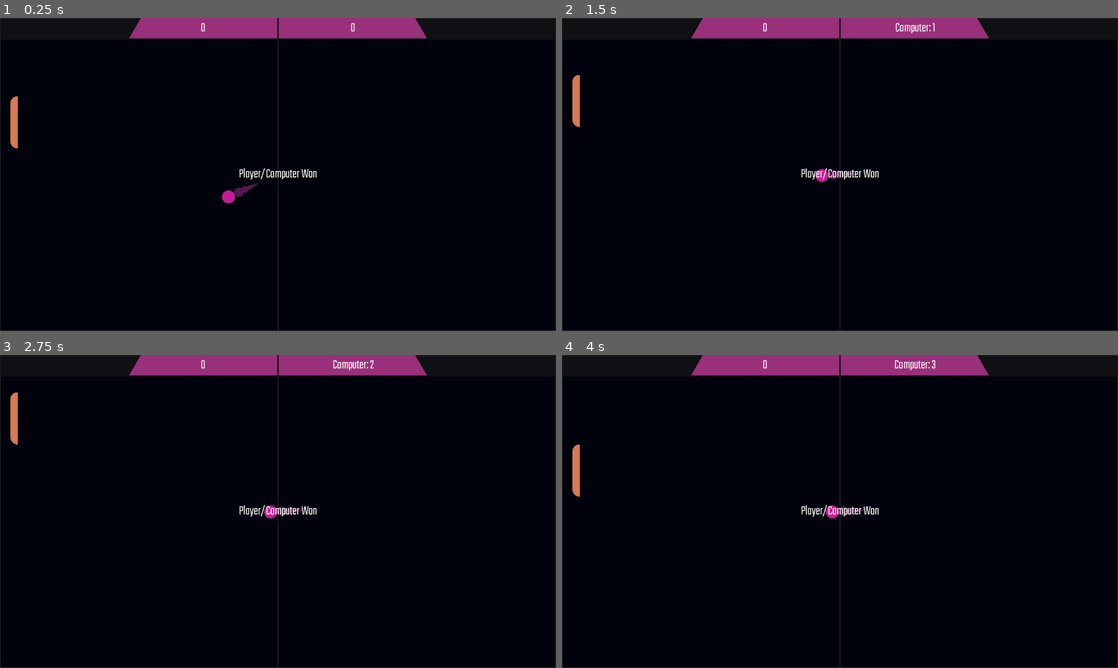
Above: before the commit, frames 1-4 (two rows, left to right).
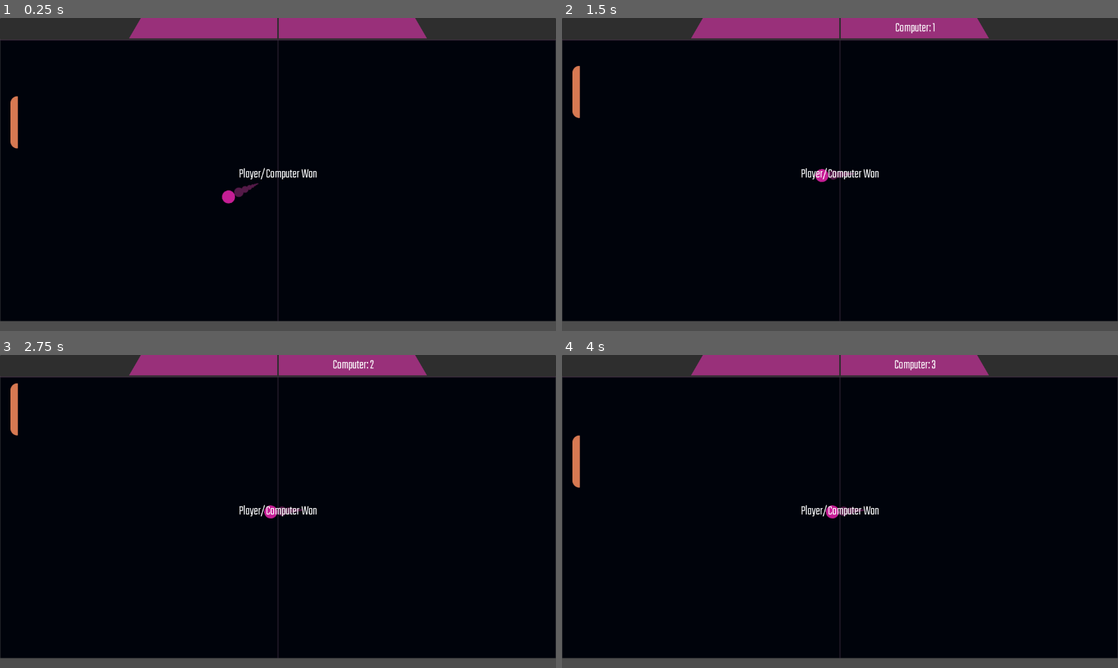
Above: after the commit, the same moments.

Repository: MaycolMont/MyPingPong
Game: Godot game, scene res://Assets/Scenes/main.tscn
Same seed, same stepped clock (60 frames per second), same inputs: the game is played once before the commit and once after it.
Inputs:
- Up to frame 1 (0.25 s): no input
- Up to frame 2 (1.5 s): hold Up (ui_up) 0.53-1.28 s; hold Down (ui_down) from 1.28 s (still down)
- Up to frame 3 (2.75 s): release Down (ui_down) at 2.03 s; hold Up (ui_up) from 2.03 s (still down)
- Up to frame 4 (4 s): release Up (ui_up) at 3.53 s; hold Down (ui_down) from 3.53 s (still down)

The runs differ from the first frame. In frame 1, 6.7% of the frame differs, in the area x 0-100%, y 0-100%; in frame 2, 6.8%; in frame 3, 6.8%; in frame 4, 6.8%.

Commit message:
refactor 1 point system

Diff:
--- /dev/null
+++ b/Assets/Scenes/field.tscn
@@ -0,0 +1,49 @@
+[gd_scene load_steps=6 format=3 uid="uid://dwp3weamcy55a"]
+
+[ext_resource type="Texture2D" uid="uid://c05mt1ua5xe6s" path="res://Assets/Source/arts/Board.png" id="1_4hi8t"]
+[ext_resource type="Script" path="res://Assets/Scripts/field.gd" id="1_nesoq"]
+[ext_resource type="Script" path="res://Assets/Scripts/goal.gd" id="2_r68bp"]
+
+[sub_resource type="SegmentShape2D" id="SegmentShape2D_7rdvf"]
+a = Vector2(1, 0)
+b = Vector2(1279, 0)
+
+[sub_resource type="SegmentShape2D" id="SegmentShape2D_fyr2y"]
+b = Vector2(0, 720)
+
+[node name="Field" type="Node2D"]
+script = ExtResource("1_nesoq")
+
+[node name="Board" type="Sprite2D" parent="."]
+scale = Vector2(1.59601, 1.58242)
+texture = ExtResource("1_4hi8t")
+centered = false
+
+[node name="TopWall" type="StaticBody2D" parent="."]
+
+[node name="CollisionShape2D" type="CollisionShape2D" parent="TopWall"]
+shape = SubResource("SegmentShape2D_7rdvf")
+
+[node name="BottomWall" type="StaticBody2D" parent="."]
+position = Vector2(0, 720)
+
+[node name="CollisionShape2D" type="CollisionShape2D" parent="BottomWall"]
+shape = SubResource("SegmentShape2D_7rdvf")
+
+[node name="PlayerGoal" type="Area2D" parent="."]
+script = ExtResource("2_r68bp")
+
+[node name="CollisionShape2D" type="CollisionShape2D" parent="PlayerGoal"]
+shape = SubResource("SegmentShape2D_fyr2y")
+
+[node name="EnemyGoal" type="Area2D" parent="."]
+position = Vector2(1280, 0)
+script = ExtResource("2_r68bp")
+
+[node name="CollisionShape2D" type="CollisionShape2D" parent="EnemyGoal"]
+shape = SubResource("SegmentShape2D_fyr2y")
+
+[connection signal="body_entered" from="PlayerGoal" to="PlayerGoal" method="_on_body_entered"]
+[connection signal="goal" from="PlayerGoal" to="." method="_on_goal"]
+[connection signal="body_entered" from="EnemyGoal" to="EnemyGoal" method="_on_body_entered"]
+[connection signal="goal" from="EnemyGoal" to="." method="_on_goal"]
--- a/Assets/Scenes/main.tscn
+++ b/Assets/Scenes/main.tscn
@@ -1,51 +1,18 @@
-[gd_scene load_steps=8 format=3 uid="uid://cb4exo8inv87c"]
+[gd_scene load_steps=6 format=3 uid="uid://cb4exo8inv87c"]
 
 [ext_resource type="Script" path="res://Assets/Scripts/game_manager.gd" id="1_mbqdb"]
 [ext_resource type="PackedScene" uid="uid://cv8vjorwulrfe" path="res://Assets/Scenes/ball.tscn" id="1_smeuj"]
-[ext_resource type="Texture2D" uid="uid://c05mt1ua5xe6s" path="res://Assets/Source/arts/Board.png" id="2_0x4w8"]
+[ext_resource type="PackedScene" uid="uid://dwp3weamcy55a" path="res://Assets/Scenes/field.tscn" id="2_d3n03"]
 [ext_resource type="PackedScene" uid="uid://bpttugesnk7y4" path="res://Assets/Scenes/player.tscn" id="4_sfbhv"]
 [ext_resource type="PackedScene" uid="uid://b6hiurdrdeqj" path="res://Assets/Scenes/game_ui.tscn" id="5_81u8c"]
-
-[sub_resource type="RectangleShape2D" id="RectangleShape2D_xpnhr"]
-size = Vector2(1258.25, 19)
-
-[sub_resource type="SegmentShape2D" id="SegmentShape2D_rqc8q"]
-a = Vector2(0, 338.5)
-b = Vector2(0, -338.5)
 
 [node name="Pong" type="Node2D"]
 script = ExtResource("1_mbqdb")
 objetive_points = 1
 
-[node name="Board" type="Sprite2D" parent="."]
-scale = Vector2(1.59601, 1.58242)
-texture = ExtResource("2_0x4w8")
-centered = false
-
-[node name="TopWall" type="StaticBody2D" parent="."]
-
-[node name="CollisionShape2D" type="CollisionShape2D" parent="TopWall"]
-position = Vector2(630, 61)
-shape = SubResource("RectangleShape2D_xpnhr")
-
-[node name="BottomWall" type="StaticBody2D" parent="."]
-
-[node name="CollisionShape2D" type="CollisionShape2D" parent="BottomWall"]
-position = Vector2(626.875, 708)
-shape = SubResource("RectangleShape2D_xpnhr")
-
-[node name="GoalEnemy" type="Area2D" parent="."]
-
-[node name="CollisionShape2D" type="CollisionShape2D" parent="GoalEnemy"]
-position = Vector2(0, 357.5)
-shape = SubResource("SegmentShape2D_rqc8q")
-
-[node name="GoalPlayer" type="Area2D" parent="."]
-position = Vector2(1271, 0)
-
-[node name="CollisionShape2D" type="CollisionShape2D" parent="GoalPlayer"]
-position = Vector2(0, 357.5)
-shape = SubResource("SegmentShape2D_rqc8q")
+[node name="Field" parent="." instance=ExtResource("2_d3n03")]
+position = Vector2(0, 50)
+scale = Vector2(1, 0.9)
 
 [node name="Ball" parent="." instance=ExtResource("1_smeuj")]
 position = Vector2(640, 360)
@@ -57,5 +24,4 @@
 offset_right = 1280.0
 offset_bottom = 720.0
 
-[connection signal="body_entered" from="GoalEnemy" to="." method="_on_goal_enemy_body_entered"]
-[connection signal="body_entered" from="GoalPlayer" to="." method="_on_goal_player_body_entered"]
+[connection signal="goal" from="Field" to="." method="_on_field_goal"]
--- a/Assets/Scripts/ball.gd
+++ b/Assets/Scripts/ball.gd
@@ -61,7 +61,5 @@
 func _on_timer_timeout():
 	# increase speed timer
 	current_velocity *= multiplier_velocity
-	print_debug('velocity increased: ' + str(current_velocity))
 	if current_velocity >= max_velocity:
 		$Timer.stop()
-		print_debug('max velocity reached')
--- /dev/null
+++ b/Assets/Scripts/field.gd
@@ -0,0 +1,9 @@
+extends Node2D
+
+@onready var player_goal = $PlayerGoal
+@onready var enemy_goal = $EnemyGoal
+
+signal goal(area: Area2D)
+
+func _on_goal(area):
+	goal.emit(area)
--- a/Assets/Scripts/game_manager.gd
+++ b/Assets/Scripts/game_manager.gd
@@ -1,17 +1,16 @@
 extends Node2D
 
-var ball: CharacterBody2D
-var player_score: LabelScore
-var enemy_score: LabelScore
+@onready var ball := $Ball
+@onready var player_score = $Game_UI.player_score
+@onready var enemy_score: LabelScore = $Game_UI.enemy_score
+@onready var player_goal = $Field.player_goal
+@onready var enemy_goal = $Field.enemy_goal
 @export var objetive_points: int = 10
 
 # Called when the node enters the scene tree for the first time.
 func _ready():
-	ball = $Ball
 	ball.throw('left')
-	player_score = $Game_UI.player_score
 	player_score.label = 'Player: '
-	enemy_score = $Game_UI.enemy_score
 	enemy_score.label = 'Computer: '
 
 # Called every frame. 'delta' is the elapsed time since the previous frame.
@@ -22,10 +21,10 @@
 	ball.position = Vector2(640, 360)
 	ball.throw('left')
 
-func _on_goal_enemy_body_entered(_body):
-	enemy_score.add_point()
+func _on_field_goal(area):
+	if area.name == 'PlayerGoal':
+		enemy_score.add_point()
+	else:
+		player_score.add_point()
+
 	restart_ball()
-
-func _on_goal_player_body_entered(_body):
-	player_score.add_point()
-	restart_ball()
--- a/Assets/Scripts/game_ui.gd
+++ b/Assets/Scripts/game_ui.gd
@@ -1,13 +1,4 @@
 extends Control
 
-var player_score
-var enemy_score
-
-# Called when the node enters the scene tree for the first time.
-func _ready():
-	player_score = $Panel/HBoxContainer2/PlayerScorePanel/PlayerScore
-	enemy_score = $Panel/HBoxContainer2/EnemyScorePanel/EnemyScore
-
-# Called every frame. 'delta' is the elapsed time since the previous frame.
-func _process(delta):
-	pass
+@onready var player_score = $Panel/HBoxContainer2/PlayerScorePanel/PlayerScore
+@onready var enemy_score = $Panel/HBoxContainer2/EnemyScorePanel/EnemyScore
--- /dev/null
+++ b/Assets/Scripts/goal.gd
@@ -0,0 +1,6 @@
+extends Area2D
+
+signal goal(area: Area2D)
+
+func _on_body_entered(_body):
+	goal.emit(self)
--- a/Assets/Scripts/score_objet.gd
+++ b/Assets/Scripts/score_objet.gd
@@ -5,13 +5,8 @@
 var score: int = 0
 var label: String
 
-# Called when the node enters the scene tree for the first time.
-func _ready():
-	text = label + str(score)
-
-# Called every frame. 'delta' is the elapsed time since the previous frame.
-func _process(_delta):
-	pass
+func _on_ready():
+	text = label
 
 func add_point():
 	score += 1
